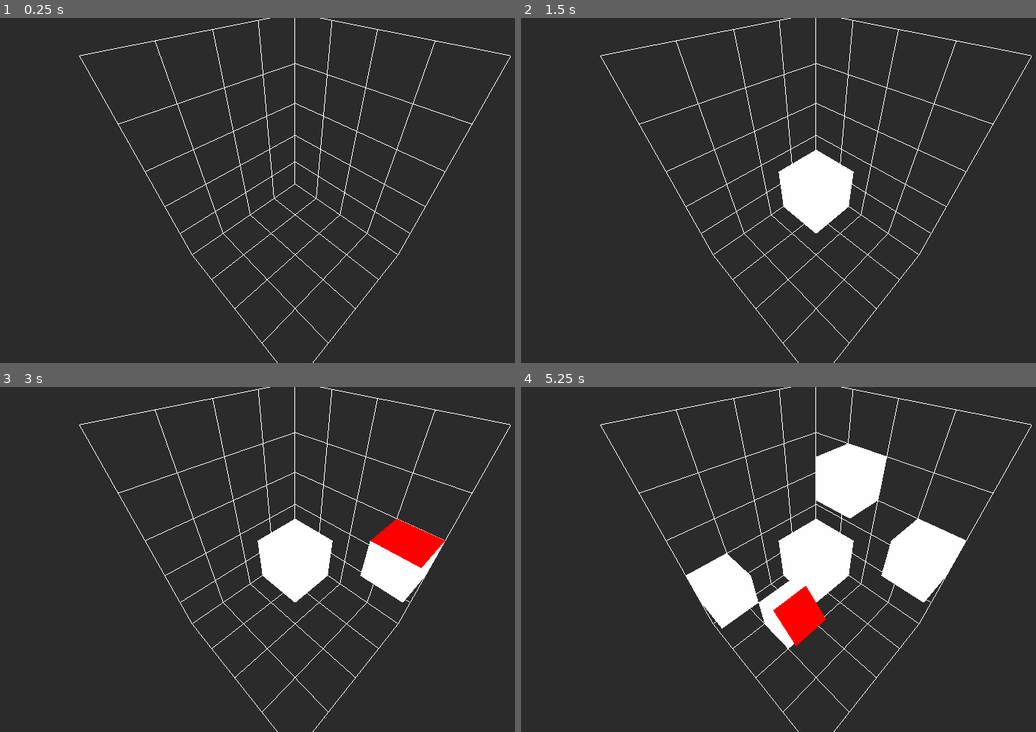
Above: before the commit, frames 1-4 (two rows, left to right).
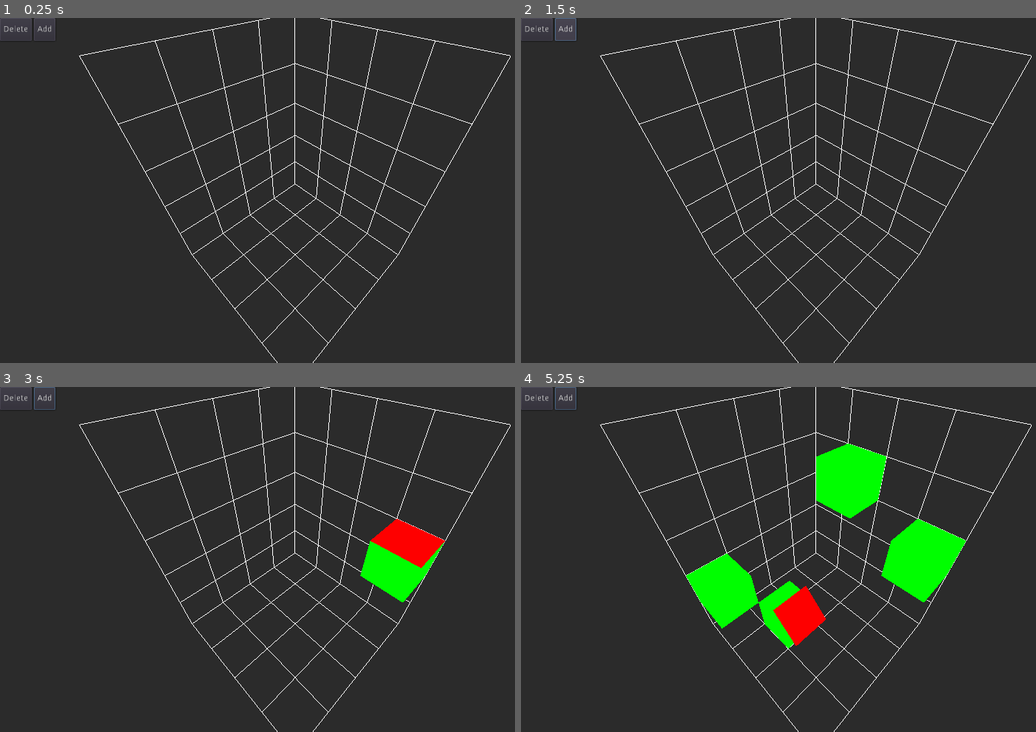
Above: after the commit, the same moments.

Repository: GaidamakUA/Voxenko
Game: Godot game, scene res://EditorSpace.tscn
Same seed, same stepped clock (60 frames per second), same inputs: the game is played once before the commit and once after it.
Inputs (mouse positions are in pixels of both pictures, inside the frame that each line leads up to):
- Up to frame 1 (0.25 s): no input
- Up to frame 2 (1.5 s): click (567, 28) at 0.5 s, where only the run after the commit has a clickable "Add"; click (567, 28) at 1.25 s, where only the run after the commit has a clickable "Add"
- Up to frame 3 (3 s): click (46, 397) at 2 s, where only the run after the commit has a clickable "Add"; tap Enter at 2.75 s; move the mouse to (427, 542) at 2.77 s; press the mouse at (427, 542) at 2.78 s
- Up to frame 4 (5.25 s): tap Space at 3.5, 5 s; move the mouse to (696, 576) at 3.52 s; release the mouse at (696, 576) at 3.53 s; click (696, 576) at 3.6 s; tap Enter at 4.25 s; move the mouse to (876, 483) at 4.27 s; press the mouse at (876, 483) at 4.28 s; move the mouse to (788, 628) at 5.02 s; release the mouse at (788, 628) at 5.03 s; click (788, 628) at 5.1 s

The runs differ from the first frame. In frame 1, 0.4% of the frame differs, in the area x 0-74%, y 0-22%; in frame 2, 2.7%; in frame 3, 3.9%; in frame 4, 9.5%, in the area x 0-87%, y 0-76%.

Commit message:
Implemented delete command and refactoring

Diff:
--- /dev/null
+++ b/BrushPicker.gd
@@ -0,0 +1,6 @@
+extends Control
+
+signal action_selected(action)
+
+func _on_brush_selected(action):
+	emit_signal("action_selected", action)
--- a/Cursor.gd
+++ b/Cursor.gd
@@ -1,30 +1,8 @@
 extends Spatial
 
-onready var editor_space = get_parent() as EditorSpace
-
 func _on_CameraGimbal_pointing_at(cursor_position: Vector3, cursor_normal: Vector3):
-	var snapped_normal = cursor_normal.snapped(Vector3.ONE)
-	_move_to_collision_position(cursor_position, snapped_normal)
-	if (snapped_normal.is_equal_approx(Vector3.UP)):
-		look_at(translation + snapped_normal, Vector3.LEFT)
+	translation = cursor_position
+	if (cursor_normal.is_equal_approx(Vector3.UP)):
+		look_at(translation + cursor_normal, Vector3.LEFT)
 	else:
-		look_at(translation + snapped_normal, Vector3.UP)
-
-func _move_to_collision_position(cursor_position: Vector3, cursor_normal: Vector3):
-	var position = cursor_position
-	var displacement = _get_snap_displacement()
-	position += displacement
-	position = position.snapped(Vector3.ONE)
-	position -= displacement
-	editor_space.cursor_position = position
-	translation = position - cursor_normal / 2
-
-func _get_snap_displacement() -> Vector3:
-	var displacement = Vector3()
-	if editor_space.grid_width % 2 == 0:
-		displacement.x = 0.5
-	if editor_space.grid_height % 2 == 0:
-		displacement.y = 0.5
-	if editor_space.grid_depth % 2 == 0:
-		displacement.z = 0.5
-	return displacement
+		look_at(translation + cursor_normal, Vector3.UP)
--- a/EditorSpace.gd
+++ /dev/null
@@ -1,8 +0,0 @@
-extends Spatial
-class_name EditorSpace
-
-onready var grid_width: int = $Grid.grid_width
-onready var grid_height: int = $Grid.grid_height
-onready var grid_depth: int = $Grid.grid_depth
-
-var cursor_position: Vector3
--- a/EditorSpace.tscn
+++ b/EditorSpace.tscn
@@ -1,10 +1,14 @@
-[gd_scene load_steps=10 format=2]
+[gd_scene load_steps=16 format=2]
 
 [ext_resource path="res://gimbal/CameraGimbal.tscn" type="PackedScene" id=1]
 [ext_resource path="res://Cursor.gd" type="Script" id=2]
 [ext_resource path="res://grid/Grid.tscn" type="PackedScene" id=3]
-[ext_resource path="res://EditorSpace.gd" type="Script" id=4]
-[ext_resource path="res://VoxelHolder.gd" type="Script" id=6]
+[ext_resource path="res://InputProcessor.gd" type="Script" id=4]
+[ext_resource path="res://brush_picker/BrushButton.gd" type="Script" id=5]
+[ext_resource path="res://voxel/VoxelHolder.gd" type="Script" id=6]
+[ext_resource path="res://resources/AddAction.gd" type="Script" id=7]
+[ext_resource path="res://resources/DeleteAction.gd" type="Script" id=8]
+[ext_resource path="res://BrushPicker.gd" type="Script" id=9]
 
 [sub_resource type="PanoramaSky" id=1]
 
@@ -23,19 +27,27 @@
 material = SubResource( 3 )
 size = Vector2( 1, 1 )
 
+[sub_resource type="Resource" id=5]
+script = ExtResource( 8 )
+position = Vector3( 0, 0, 0 )
+normal = Vector3( 0, 1, 0 )
+color = Color( 1, 1, 1, 1 )
+
+[sub_resource type="Resource" id=6]
+script = ExtResource( 7 )
+position = Vector3( 0, 0, 0 )
+normal = Vector3( 0, 1, 0 )
+color = Color( 1, 1, 1, 1 )
+
 [node name="EditorSpace" type="Spatial"]
-script = ExtResource( 4 )
 
 [node name="CameraGimbal" parent="." instance=ExtResource( 1 )]
-ray_length = 10
-distance = 5.0
 
 [node name="WorldEnvironment" type="WorldEnvironment" parent="."]
 environment = SubResource( 2 )
 
 [node name="Grid" parent="." instance=ExtResource( 3 )]
 grid_width = 4
-grid_height = 5
 grid_depth = 4
 
 [node name="Cursor" type="Spatial" parent="."]
@@ -48,5 +60,49 @@
 
 [node name="VoxelHolder" type="Spatial" parent="."]
 script = ExtResource( 6 )
+
+[node name="BrushPicker" type="Control" parent="."]
+margin_right = 40.0
+margin_bottom = 40.0
+script = ExtResource( 9 )
+__meta__ = {
+"_edit_use_anchors_": false
+}
+
+[node name="HBoxContainer" type="HBoxContainer" parent="BrushPicker"]
+margin_right = 40.0
+margin_bottom = 40.0
+__meta__ = {
+"_edit_use_anchors_": false
+}
+
+[node name="Delete" type="Button" parent="BrushPicker/HBoxContainer"]
+margin_right = 55.0
+margin_bottom = 40.0
+text = "Delete"
+script = ExtResource( 5 )
+__meta__ = {
+"_edit_use_anchors_": false
+}
+action = SubResource( 5 )
+
+[node name="Add" type="Button" parent="BrushPicker/HBoxContainer"]
+margin_left = 59.0
+margin_right = 96.0
+margin_bottom = 40.0
+text = "Add"
+script = ExtResource( 5 )
+__meta__ = {
+"_edit_use_anchors_": false
+}
+action = SubResource( 6 )
+
+[node name="InputProcessor" type="Node" parent="."]
+script = ExtResource( 4 )
 [connection signal="camera_moved" from="CameraGimbal" to="Grid" method="_on_CameraGimbal_camera_moved"]
 [connection signal="pointing_at" from="CameraGimbal" to="Cursor" method="_on_CameraGimbal_pointing_at"]
+[connection signal="pointing_at" from="CameraGimbal" to="InputProcessor" method="_on_CameraGimbal_pointing_at"]
+[connection signal="action_selected" from="BrushPicker" to="InputProcessor" method="_on_BrushPicker_action_selected"]
+[connection signal="brush_selected" from="BrushPicker/HBoxContainer/Delete" to="BrushPicker" method="_on_brush_selected"]
+[connection signal="brush_selected" from="BrushPicker/HBoxContainer/Add" to="BrushPicker" method="_on_brush_selected"]
+[connection signal="action_called" from="InputProcessor" to="VoxelHolder" method="_on_InputProcessor_action_called"]
--- /dev/null
+++ b/InputProcessor.gd
@@ -0,0 +1,23 @@
+extends Node
+
+signal action_called(action)
+
+onready var voxelHolder := get_parent().find_node("VoxelHolder") as VoxelHolder
+var _position: Vector3
+var _normal: Vector3
+var _selected_action
+
+func _unhandled_input(event):
+	if event.is_action_pressed("mouse_click"):
+		_selected_action.position = _position
+		_selected_action.normal = _normal
+		_selected_action.color = Color.green
+		emit_signal("action_called", _selected_action)
+
+func _on_CameraGimbal_pointing_at(position: Vector3, normal: Vector3):
+	_position = position
+	_normal = normal
+
+func _on_BrushPicker_action_selected(action):
+	print("action ", action)
+	_selected_action = action
--- a/VoxelHolder.gd
+++ /dev/null
@@ -1,10 +0,0 @@
-extends Spatial
-
-onready var voxel_scene = preload("res://voxel/Voxel.tscn")
-onready var editor_space = get_parent() as EditorSpace
-
-func _unhandled_input(event):
-	if event.is_action_pressed("mouse_click"):
-		var voxel = voxel_scene.instance()
-		voxel.translation = editor_space.cursor_position
-		add_child(voxel)
--- /dev/null
+++ b/brush_picker/BrushButton.gd
@@ -0,0 +1,12 @@
+extends Button
+class_name BrushButton
+
+signal brush_selected(action)
+
+export(Resource) var action
+
+func _ready():
+	connect("pressed", self, "_on_pressed")
+
+func _on_pressed():
+	emit_signal("brush_selected", action)
--- a/gimbal/CameraGimbal.gd
+++ b/gimbal/CameraGimbal.gd
@@ -2,12 +2,13 @@
 extends Spatial
 
 signal camera_moved(new_position)
-signal pointing_at(cursor_position, cursor_rotation)
+signal pointing_at(position, normal)
 
 export(int, 1, 100, 1) var ray_length = 10
 export(float, 0, 20, 0.5) var distance: float = 5 setget _update_distance
 
 onready var camera: Camera = $InnerGimbal/Camera
+onready var grid := get_parent().find_node("Grid") as Grid
 
 var invert_y = false
 var invert_x = false
@@ -19,11 +20,11 @@
 		return
 	var mouse_position = get_viewport().get_mouse_position()
 	var collistion_dict := raycast_from_mouse(mouse_position, 1)
-	if collistion_dict.has_all(["position"]):
+	if collistion_dict.has("position"):
 		var cursor_position: Vector3 = collistion_dict.position
-		var cursor_normal = collistion_dict.normal
+		var cursor_normal: Vector3 = collistion_dict.normal
 		if cursor_position:
-			emit_signal("pointing_at", cursor_position, cursor_normal)
+			_emit_cursor_position(cursor_position, cursor_normal)
 
 func _unhandled_input(event):
 	if event is InputEventPanGesture:
@@ -47,3 +48,27 @@
 	var ray_end: Vector3 = ray_start + camera.project_ray_normal(mouse_position) * ray_length
 	var space_state := get_world().direct_space_state
 	return space_state.intersect_ray(ray_start, ray_end, [], collision_mask)
+
+func _emit_cursor_position(raw_position: Vector3, raw_normal: Vector3):
+	var normal = raw_normal.snapped(Vector3.ONE)
+	var position = _get_proper_position(raw_position, normal)
+
+	emit_signal("pointing_at", position, normal)
+
+func _get_proper_position(raw_position: Vector3, normal: Vector3) -> Vector3:
+	var position = raw_position
+	var displacement = _get_snap_displacement()
+	position += displacement
+	position = position.snapped(Vector3.ONE)
+	position -= displacement
+	return position - normal / 2
+
+func _get_snap_displacement() -> Vector3:
+	var displacement = Vector3()
+	if grid.grid_width % 2 == 0:
+		displacement.x = 0.5
+	if grid.grid_height % 2 == 0:
+		displacement.y = 0.5
+	if grid.grid_depth % 2 == 0:
+		displacement.z = 0.5
+	return displacement
--- a/grid/Grid.gd
+++ b/grid/Grid.gd
@@ -1,5 +1,7 @@
 tool
 extends Spatial
+
+class_name Grid
 
 export(int, 1, 50) var grid_width := 5 setget _width_updated
 export(int, 1, 50) var grid_height := 5 setget _height_updated
--- a/project.godot
+++ b/project.godot
@@ -9,18 +9,54 @@
 config_version=4
 
 _global_script_classes=[ {
+"base": "Resource",
+"class": "Action",
+"language": "GDScript",
+"path": "res://resources/Action.gd"
+}, {
+"base": "Action",
+"class": "AddAction",
+"language": "GDScript",
+"path": "res://resources/AddAction.gd"
+}, {
+"base": "Button",
+"class": "BrushButton",
+"language": "GDScript",
+"path": "res://brush_picker/BrushButton.gd"
+}, {
+"base": "Action",
+"class": "DeleteAction",
+"language": "GDScript",
+"path": "res://resources/DeleteAction.gd"
+}, {
 "base": "Spatial",
-"class": "EditorSpace",
+"class": "Grid",
 "language": "GDScript",
-"path": "res://EditorSpace.gd"
+"path": "res://grid/Grid.gd"
+}, {
+"base": "StaticBody",
+"class": "Voxel",
+"language": "GDScript",
+"path": "res://voxel/Voxel.gd"
+}, {
+"base": "Spatial",
+"class": "VoxelHolder",
+"language": "GDScript",
+"path": "res://voxel/VoxelHolder.gd"
 } ]
 _global_script_class_icons={
-"EditorSpace": ""
+"Action": "",
+"AddAction": "",
+"BrushButton": "",
+"DeleteAction": "",
+"Grid": "",
+"Voxel": "",
+"VoxelHolder": ""
 }
 
 [application]
 
-config/name="VoxelEditor"
+config/name="Voxenko"
 run/main_scene="res://EditorSpace.tscn"
 config/icon="res://icon.png"
 
--- /dev/null
+++ b/resources/Action.gd
@@ -0,0 +1,12 @@
+extends Resource
+class_name Action
+
+export(Vector3) var position: Vector3 = Vector3.ZERO
+export(Vector3) var normal: Vector3 = Vector3.UP
+export(Color) var color: Color = Color.white
+
+func do(voxelHolder):
+	pass
+
+func undo(voxelHolder):
+	pass
--- /dev/null
+++ b/resources/AddAction.gd
@@ -0,0 +1,8 @@
+extends Action
+class_name AddAction
+
+func do(voxelHolder: VoxelHolder):
+	voxelHolder.add_voxel(position + normal / 2, color)
+
+func undo(voxelHolder: VoxelHolder):
+	print("undo ", voxelHolder)
--- /dev/null
+++ b/resources/DeleteAction.gd
@@ -0,0 +1,9 @@
+extends Action
+class_name DeleteAction
+
+func do(voxelHolder: VoxelHolder):
+	var voxel = voxelHolder.get_voxel(position - normal/2)
+	voxel.queue_free()
+
+func undo(voxelHolder: VoxelHolder):
+	print("undo ", voxelHolder)
--- /dev/null
+++ b/voxel/Voxel.gd
@@ -0,0 +1,8 @@
+extends StaticBody
+class_name Voxel
+
+func set_color(color: Color):
+	var voxel_mesh = $VoxelMesh as MeshInstance
+	var material := SpatialMaterial.new()
+	material.albedo_color = color
+	voxel_mesh.set_surface_material(0, material)
--- a/voxel/Voxel.tscn
+++ b/voxel/Voxel.tscn
@@ -1,16 +1,21 @@
-[gd_scene load_steps=3 format=2]
+[gd_scene load_steps=4 format=2]
 
-[sub_resource type="CubeMesh" id=1]
+[ext_resource path="res://voxel/Voxel.gd" type="Script" id=1]
+
+[sub_resource type="ConvexPolygonShape" id=1]
+points = PoolVector3Array( -0.5, -0.5, -0.5, -0.5, -0.5, 0.5, -0.5, 0.5, -0.5, -0.5, 0.5, 0.5, 0.5, -0.5, -0.5, 0.5, -0.5, 0.5, 0.5, 0.5, -0.5, 0.5, 0.5, 0.5 )
+
+[sub_resource type="CubeMesh" id=2]
 size = Vector3( 1, 1, 1 )
 
-[sub_resource type="ConvexPolygonShape" id=2]
-points = PoolVector3Array( -0.5, -0.5, -0.5, -0.5, -0.5, 0.5, -0.5, 0.5, -0.5, -0.5, 0.5, 0.5, 0.5, -0.5, -0.5, 0.5, -0.5, 0.5, 0.5, 0.5, -0.5, 0.5, 0.5, 0.5 )
+[node name="Voxel" type="StaticBody" groups=[
+"voxel",
+]]
+script = ExtResource( 1 )
 
-[node name="Voxel" type="MeshInstance"]
-mesh = SubResource( 1 )
+[node name="CollisionShape" type="CollisionShape" parent="."]
+shape = SubResource( 1 )
+
+[node name="VoxelMesh" type="MeshInstance" parent="."]
+mesh = SubResource( 2 )
 material/0 = null
-
-[node name="VoxelCollision" type="StaticBody" parent="."]
-
-[node name="CollisionShape" type="CollisionShape" parent="VoxelCollision"]
-shape = SubResource( 2 )
--- /dev/null
+++ b/voxel/VoxelHolder.gd
@@ -0,0 +1,19 @@
+extends Spatial
+class_name VoxelHolder
+
+onready var voxel_scene = preload("res://voxel/Voxel.tscn")
+
+func _on_InputProcessor_action_called(action: Action):
+	action.do(self)
+
+func add_voxel(position: Vector3, color: Color):
+	var voxel := voxel_scene.instance() as Voxel
+	voxel.translation = position
+	voxel.set_color(color)
+	add_child(voxel)
+
+func get_voxel(position: Vector3) -> Voxel:
+	for child in get_children():
+		if(position.is_equal_approx(child.translation)):
+			return child
+	return null
